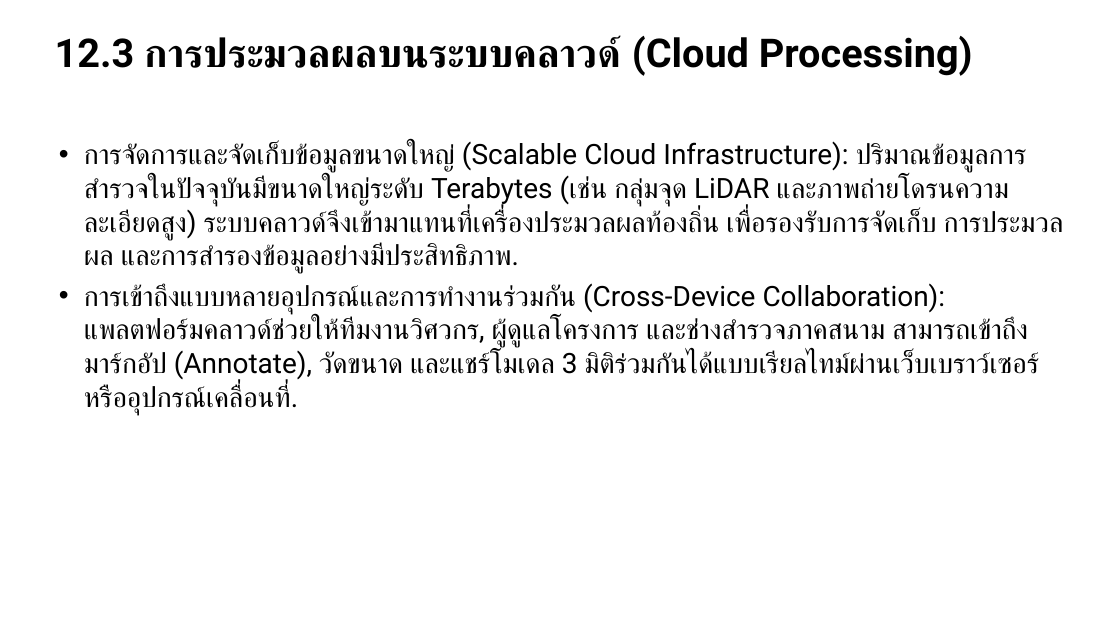
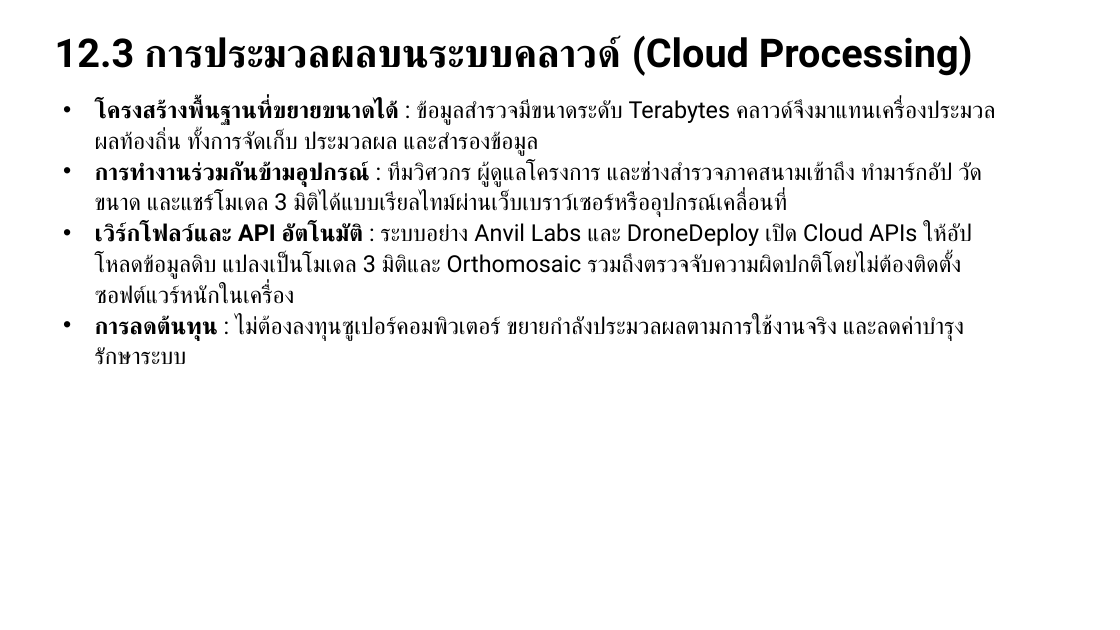
Before and after one commit to soravisAmn/Presentation, a slide deck: slide 89 of Surveying Technologies/draft#3/draft3.pptx (slide 96 before the commit). Drawn at 1120x630 pixels with LibreOffice and Linux fonts; fonts in the diff are those of the drawing. Boxes give left, top, right and bottom in pixels: in the first picture for what was removed or moved away, otherwise in the second. Text is boxed around its words. In the diff, an @@ line names an element or a change of style, - is before the commit and + after.

```diff
--- a/Surveying Technologies/draft#3/draft3.pptx
+++ b/Surveying Technologies/draft#3/draft3.pptx
@@ text at [95, 99, 995, 365]: text changed; size 24 to 20 pt @@
-• การจัดการและจัดเก็บข้อมูลขนาดใหญ่ (Scalable Cloud Infrastructure): ปริมาณข้อมูลการสำรวจในปัจจุบันมีขนาดใหญ่ระดับ Terabytes (เช่น กลุ่มจุด LiDAR และภาพถ่ายโดรนความละเอียดสูง) ระบบคลาวด์จึงเข้ามาแทนที่เครื่องประมวลผลท้องถิ่น เพื่อรองรับการจัดเก็บ การประมวลผล และการสำรองข้อมูลอย่างมีประสิทธิภาพ.
-• การเข้าถึงแบบหลายอุปกรณ์และการทำงานร่วมกัน (Cross-Device Collaboration): แพลตฟอร์มคลาวด์ช่วยให้ทีมงานวิศวกร, ผู้ดูแลโครงการ และช่างสำรวจภาคสนาม สามารถเข้าถึง มาร์กอัป (Annotate), วัดขนาด และแชร์โมเดล 3 มิติร่วมกันได้แบบเรียลไทม์ผ่านเว็บเบราว์เซอร์หรืออุปกรณ์เคลื่อนที่.
+• โครงสร้างพื้นฐานที่ขยายขนาดได้ : ข้อมูลสำรวจมีขนาดระดับ Terabytes คลาวด์จึงมาแทนเครื่องประมวลผลท้องถิ่น ทั้งการจัดเก็บ ประมวลผล และสำรองข้อมูล
+• การทำงานร่วมกันข้ามอุปกรณ์ : ทีมวิศวกร ผู้ดูแลโครงการ และช่างสำรวจภาคสนามเข้าถึง ทำมาร์กอัป วัดขนาด และแชร์โมเดล 3 มิติได้แบบเรียลไทม์ผ่านเว็บเบราว์เซอร์หรืออุปกรณ์เคลื่อนที่
+• เวิร์กโฟลว์และ API อัตโนมัติ : ระบบอย่าง Anvil Labs และ DroneDeploy เปิด Cloud APIs ให้อัปโหลดข้อมูลดิบ แปลงเป็นโมเดล 3 มิติและ Orthomosaic รวมถึงตรวจจับความผิดปกติโดยไม่ต้องติดตั้งซอฟต์แวร์หนักในเครื่อง
+• การลดต้นทุน : ไม่ต้องลงทุนซูเปอร์คอมพิวเตอร์ ขยายกำลังประมวลผลตามการใช้งานจริง และลดค่าบำรุงรักษาระบบ
```
Also in this commit, not shown: 49 other slides changed, 14 slides added, 23 slides removed, 16 other files.
